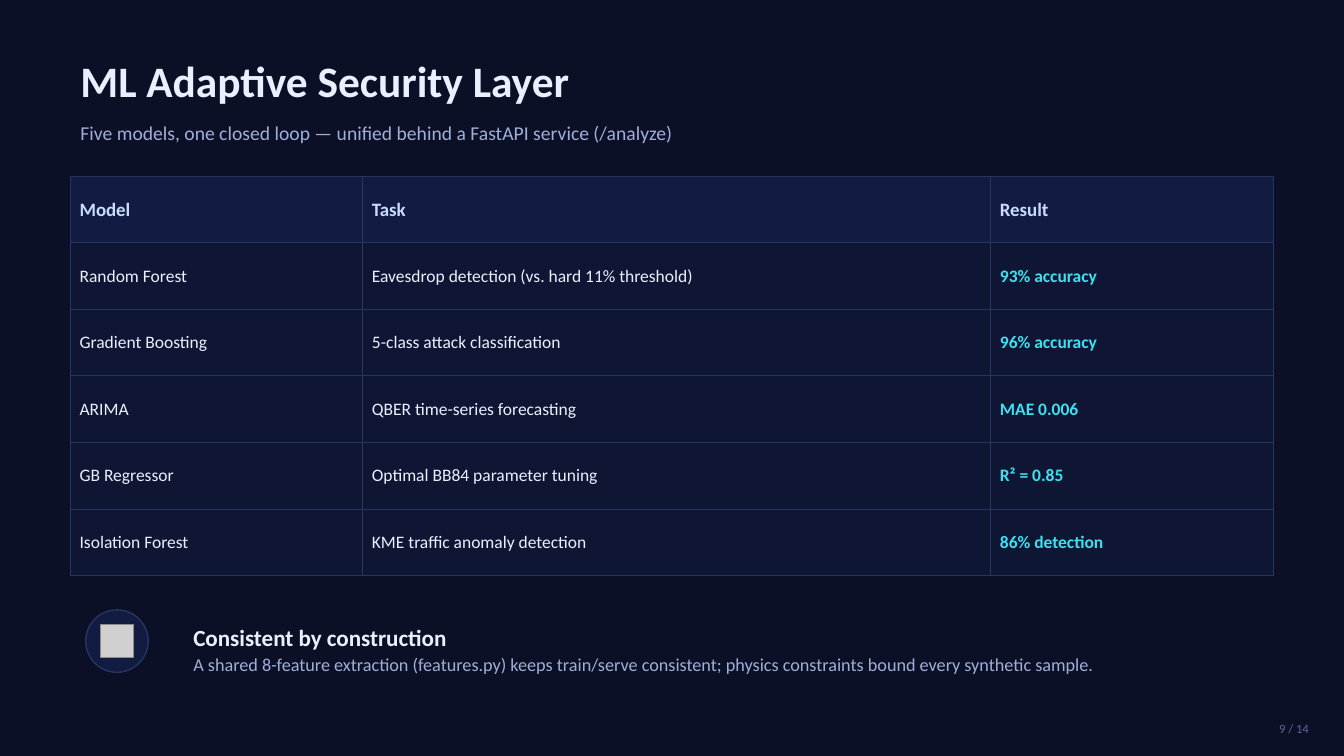
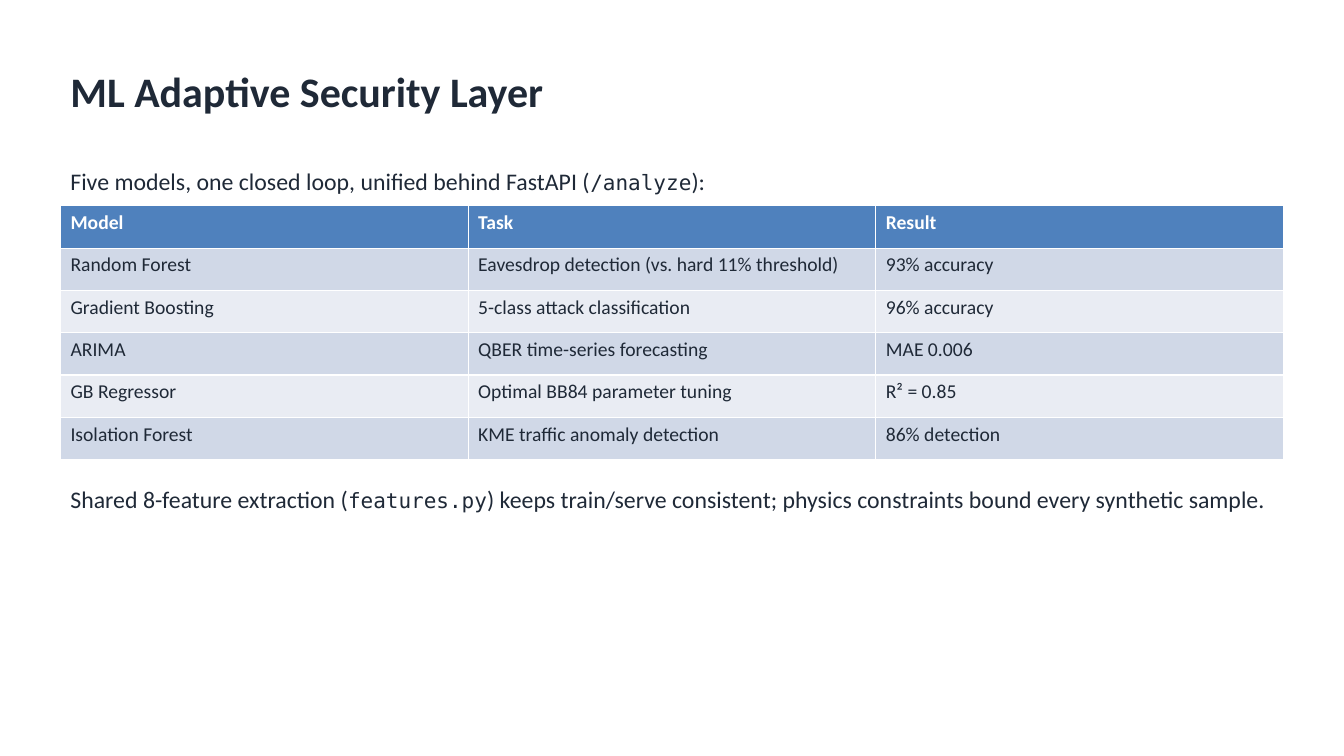
Before and after one commit to John-Jepsen/qkd-avantheir, a slide deck: slide 9 of DOCS/presentation/QKD_Capstone_Deck.pptx. Drawn at 1344x756 pixels with LibreOffice and Linux fonts; fonts in the diff are those of the drawing; grey boxes stand for pictures. Boxes give left, top, right and bottom in pixels: in the first picture for what was removed or moved away, otherwise in the second. Text is boxed around its words. In the diff, an @@ line names an element or a change of style, - is before the commit and + after.

```diff
--- a/DOCS/presentation/QKD_Capstone_Deck.pptx
+++ b/DOCS/presentation/QKD_Capstone_Deck.pptx
@@ background #0B1026 to #FFFFFF @@
@@ text "ML Adaptive Security Layer": place and size @@
-text "ML Adaptive Security Layer" at (80,66,569,104)
+text "ML Adaptive Security Layer" at (70,77,543,114)
@@ text "ML Adaptive Security Layer" at (70,77,543,114): size 31 to 30 pt, text colour #EAF0FF to #1F2937; vertical alignment middle to top @@
@@ text "Five models, one closed loop, ..." at (70,173,691,195): vertical alignment middle to top @@
@@ text at (70,173,691,195): text changed; size 14 to 17 pt; text colour #9FB0D8 to #1F2937 @@
-Five models, one closed loop — unified behind a FastAPI service (/analyze)
+Five models, one closed loop, unified behind FastAPI (/analyze):
@@ table at (60,206,1282,460) @@
@@ fill #121B41 to #4F81BD in row 1 @@
@@ fill #0E1634 to #D0D8E8 in 9 cells @@
@@ fill #0E1634 to #E9EDF4 in 6 cells @@
@@ size 13.5 to 14 pt, text colour #CADCFC to #FFFFFF in "Model", "Task", "Result" @@
@@ size 12.5 to 14 pt @@
@@ text colour #EAF0FF to #1F2937 in "Random Forest", "Eavesdrop detection (vs. hard 11% threshold)", "Gradient Boosting", "5-class attack classification" and 6 more places @@
@@ text colour #3EE0F0 to #1F2937, bold off in "93% accuracy", "96% accuracy", "MAE 0.006", "R² = 0.85" and 1 more places @@
@@ borders changed @@
@@ table: place and size @@
-table at (71,176,1273,555)
+table at (60,206,1282,460)
@@ text "Shared 8-feature extraction (features.py) keeps ..." at (70,491,1265,513): vertical alignment middle to top @@
@@ text at (70,491,1265,513): text changed; size 13 to 17 pt; text colour #9FB0D8 to #1F2937 @@
-Consistent by construction
-A shared 8-feature extraction (features.py) keeps train/serve consistent; physics constraints bound every synthetic sample.
+Shared 8-feature extraction (features.py) keeps train/serve consistent; physics constraints bound every synthetic sample.
@@ ellipse removed at (86,610,148,673) @@
@@ picture removed at (101,625,133,657) @@
@@ text removed at (1279,725,1309,733) @@
-9 / 14
```
Also in this commit, not shown: 13 other slides changed, 1 other file.
